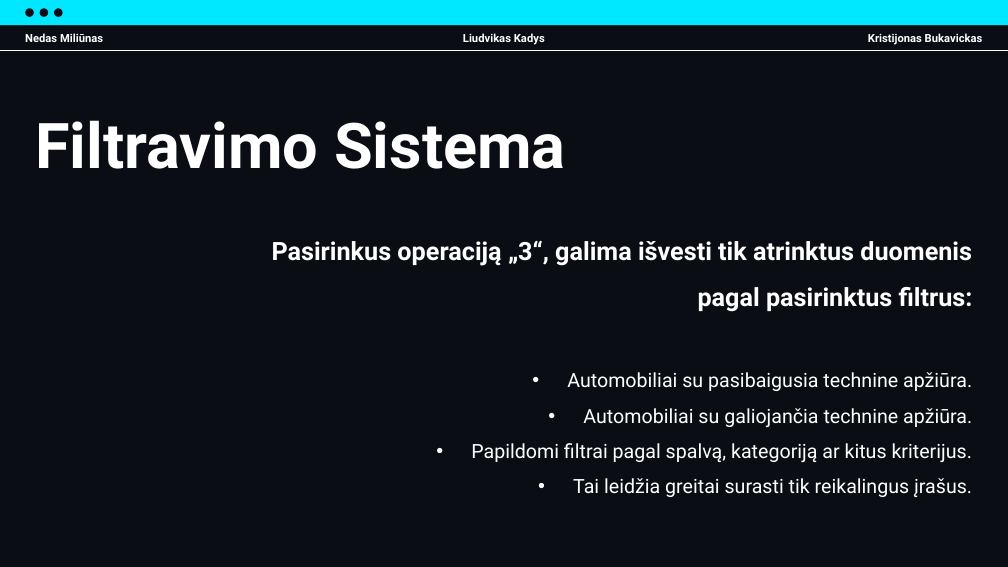
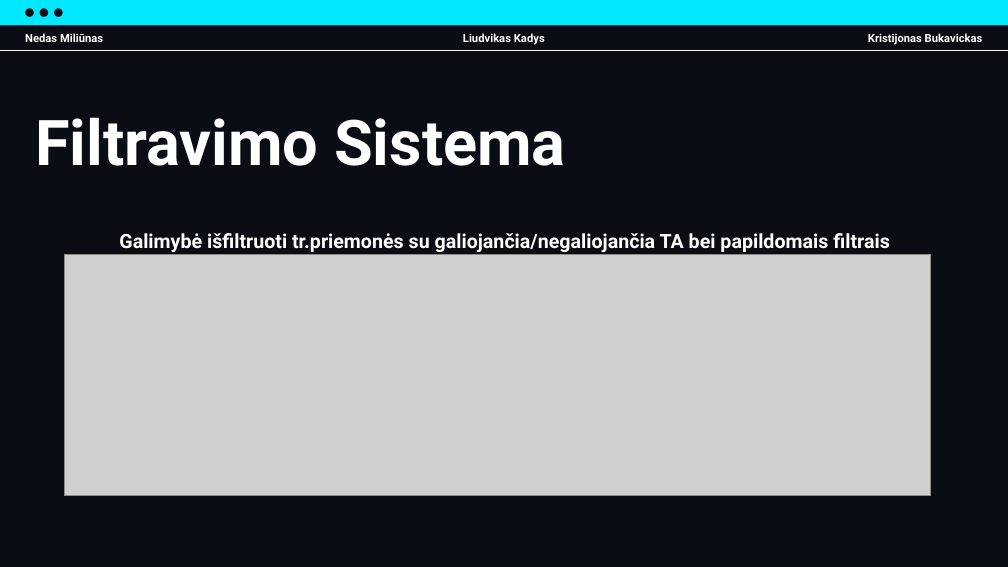
Before and after one commit to Rencikas/techas_2025, a slide deck: slide 11 of Prezentacijos/IT_Projektas_Final.pptx. Drawn at 1008x567 pixels with LibreOffice and Linux fonts; fonts in the diff are those of the drawing; grey boxes stand for pictures. Boxes give left, top, right and bottom in pixels: in the first picture for what was removed or moved away, otherwise in the second. Text is boxed around its words. In the diff, an @@ line names an element or a change of style, - is before the commit and + after.

```diff
--- a/Prezentacijos/IT_Projektas_Final.pptx
+++ b/Prezentacijos/IT_Projektas_Final.pptx
@@ subtitle at (x1=119, y1=233, x2=889, y2=252): text changed; bold on @@
-Pasirinkus operaciją „3“, galima išvesti tik atrinktus duomenis
-pagal pasirinktus filtrus:
-• Automobiliai su pasibaigusia technine apžiūra.
-• Automobiliai su galiojančia technine apžiūra.
-• Papildomi filtrai pagal spalvą, kategoriją ar kitus kriterijus.
-• Tai leidžia greitai surasti tik reikalingus įrašus.
+Galimybė išfiltruoti tr.priemonės su galiojančia/negaliojančia TA bei papildomais filtrais
@@ picture added at (x1=65, y1=255, x2=930, y2=496) @@
```
Also in this commit, not shown: 7 other slides changed, 1 slide added, 1 slide removed.
